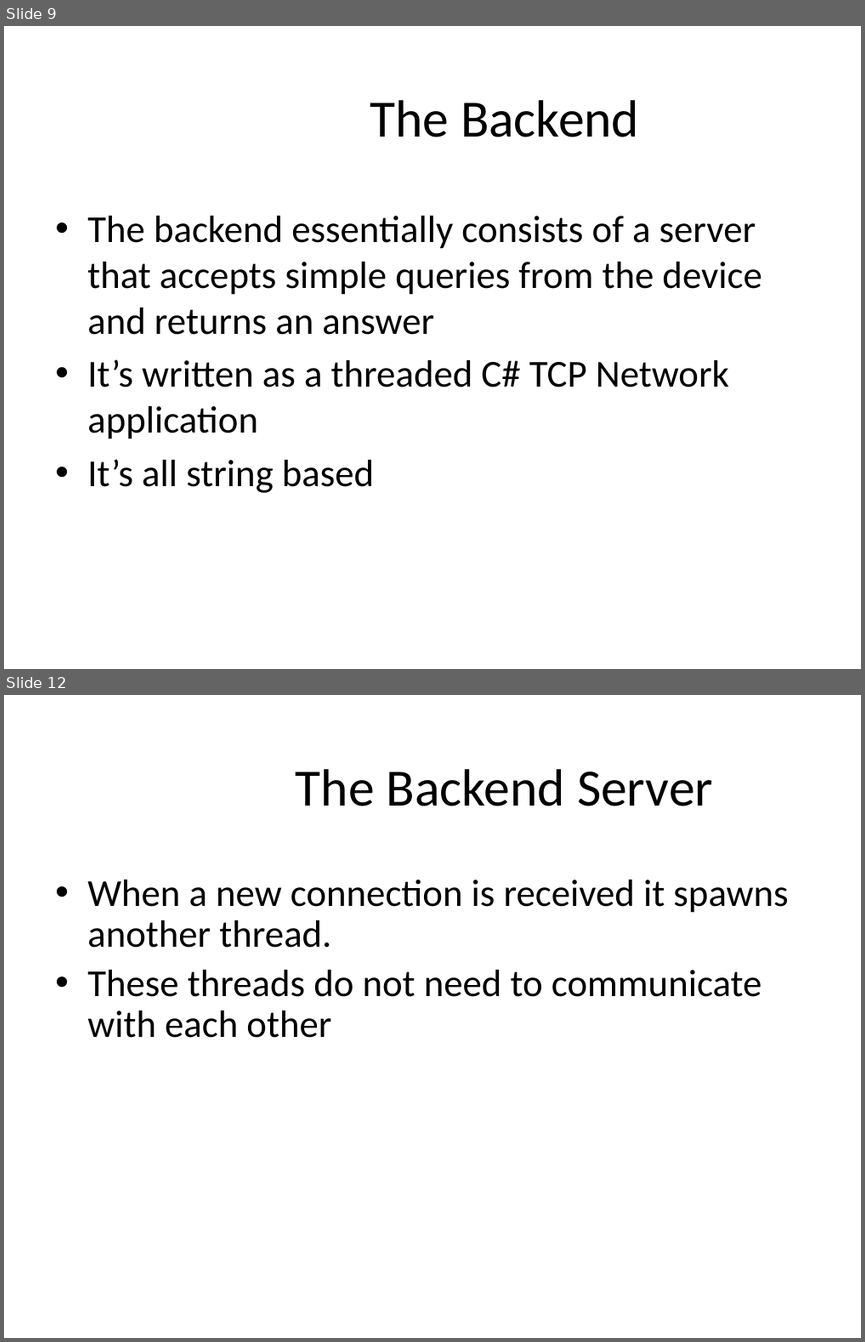
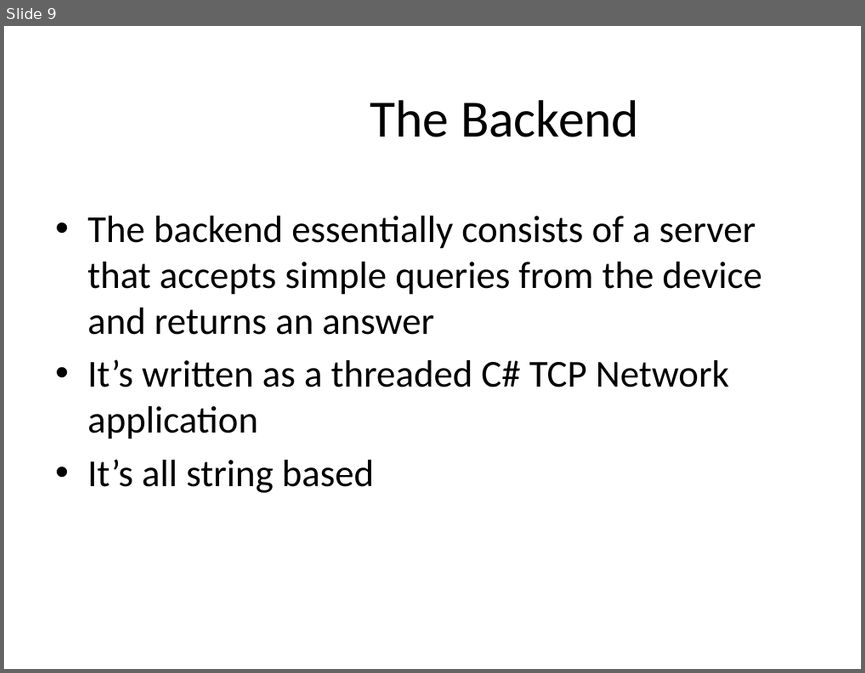
Before and after one commit to master20151121/mmoments, a slide deck: Mobile Musical Moments.pptx. Shown one above the other, each under a label of ours: slides 9 and 12 before the commit, slide 9 after it; the slides between them are not shown. The pictures are 865x1342 and 865x673 pixels, drawn with LibreOffice and Linux fonts; fonts in the diff are those of the drawing; background and template pictures are left out. Boxes give left, top, right and bottom in pixels: in the first picture for what was removed or moved away, otherwise in the second. Text is boxed around its words. In the diff, an @@ line names an element or a change of style, - is before the commit and + after.

```diff
--- a/Mobile Musical Moments.pptx
+++ b/Mobile Musical Moments.pptx
@@ slide 12 removed at [4, 695, 861, 1338], background #FFFFFF @@
@@ title removed at [296, 769, 713, 806] @@
-The Backend Server
@@ text removed at [87, 879, 788, 1038] @@
-• When a new connection is received it spawns another thread.
-• These threads do not need to communicate with each other
```
Also in this commit, not shown: 2 slides changed, 2 slides added, 3 other slides removed, 1 other file.
